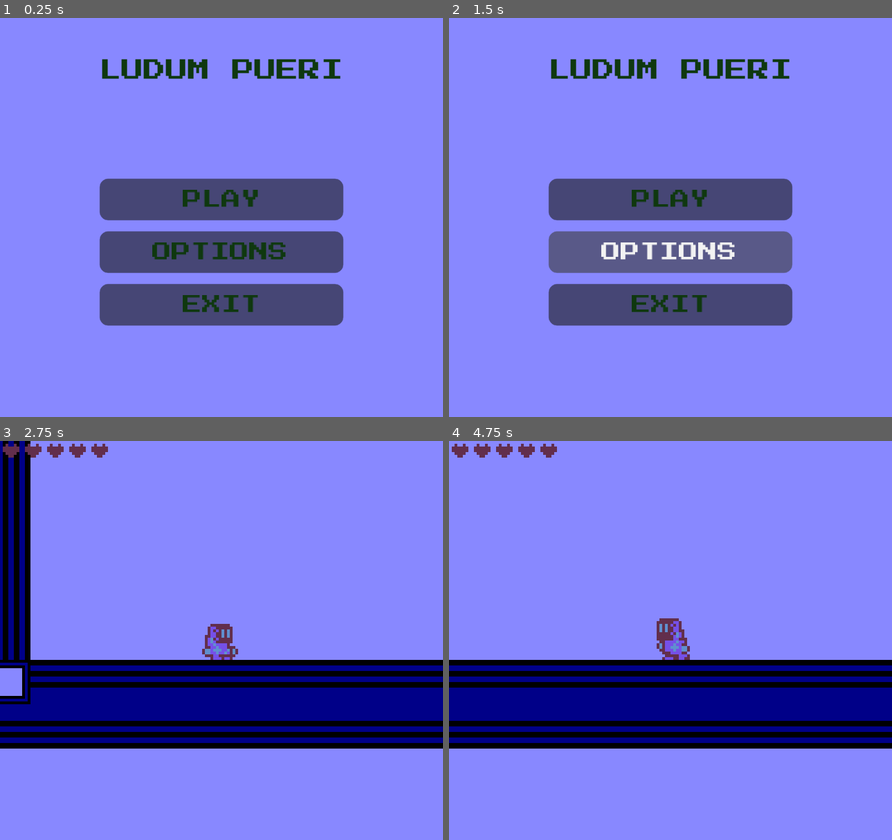
Above: before the commit, frames 1-4 (two rows, left to right).
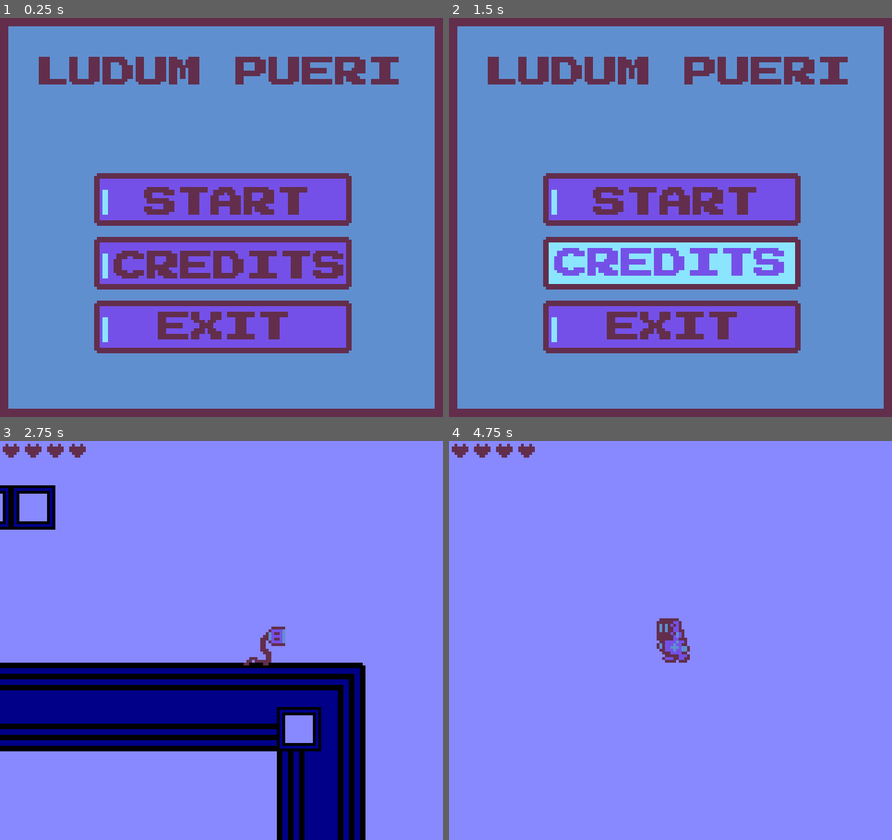
Above: after the commit, the same moments.

Repository: ErickStrigga/Ludum-Pueri
Game: Godot game, scene res://Scenes/menu.tscn
The game is run twice, just before and just after one commit, with the same random seed, the same clock (stepped at 60 frames per second) and the same inputs.
Inputs (mouse positions are in pixels of both pictures, inside the frame that each line leads up to):
- Up to frame 1 (0.25 s): no input
- Up to frame 2 (1.5 s): click (670, 253) at 0.5 s, where only the run before the commit has a clickable "OPTIONS"; click (670, 261) at 1.27 s
- Up to frame 3 (2.75 s): click (221, 620) at 2 s, where only the run before the commit has a clickable "PLAY"
- Up to frame 4 (4.75 s): tap Enter (ui_accept) at 2.75, 3.02, 3.77 s; hold Right (ui_right) 2.78-4.28 s; hold Left (ui_left) from 4.28 s (still down)

The runs differ from the first frame. In frame 1, 100% of the frame differs, in the area x 0-100%, y 0-100%; in frame 2, 100%; in frame 3, 21%; in frame 4, 22%.

Commit message:
Arreglando el menu y agregando el sonido de fondo

Diff:
--- a/Scenes/level 0 (test).tscn
+++ b/Scenes/level 0 (test).tscn
@@ -2,6 +2,7 @@
 
 [ext_resource type="TileSet" uid="uid://br8mcyltoibjc" path="res://Assets/base tileset.tres" id="1_0w558"]
 [ext_resource type="PackedScene" uid="uid://cnxlgh2vo2ehq" path="res://Scenes/foes/userpienteb.tscn" id="2_0w558"]
+[ext_resource type="AudioStream" uid="uid://cn3nkpxdlkkur" path="res://Sounds/Game.wav" id="3_76bvw"]
 
 [node name="TileMap" type="TileMap" unique_id=1012347728]
 tile_set = ExtResource("1_0w558")
@@ -10,3 +11,6 @@
 
 [node name="base enemy" parent="." unique_id=347689460 instance=ExtResource("2_0w558")]
 position = Vector2(198, 96)
+
+[node name="AudioStreamPlayer" type="AudioStreamPlayer" parent="." unique_id=1474897849]
+stream = ExtResource("3_76bvw")
--- a/Scenes/level_1.tscn
+++ b/Scenes/level_1.tscn
@@ -2,6 +2,8 @@
 
 [ext_resource type="TileSet" uid="uid://br8mcyltoibjc" path="res://Assets/base tileset.tres" id="1_xfk5q"]
 [ext_resource type="PackedScene" uid="uid://cnxlgh2vo2ehq" path="res://Scenes/foes/userpienteb.tscn" id="2_7p6j4"]
+[ext_resource type="PackedScene" uid="uid://dh31pkr4akyes" path="res://Scenes/player.tscn" id="3_7p6j4"]
+[ext_resource type="AudioStream" uid="uid://cn3nkpxdlkkur" path="res://Sounds/Game.wav" id="3_xfk5q"]
 
 [node name="level 1" type="TileMap" unique_id=1012347728]
 tile_set = ExtResource("1_xfk5q")
@@ -43,3 +45,10 @@
 
 [node name="userpienteb12" parent="." unique_id=732355170 instance=ExtResource("2_7p6j4")]
 position = Vector2(744, 32)
+
+[node name="player" parent="." unique_id=1973542359 instance=ExtResource("3_7p6j4")]
+position = Vector2(744, 32)
+
+[node name="AudioStreamPlayer" type="AudioStreamPlayer" parent="." unique_id=2137273529]
+stream = ExtResource("3_xfk5q")
+autoplay = true
--- a/Scenes/menu.tscn
+++ b/Scenes/menu.tscn
@@ -1,7 +1,18 @@
 [gd_scene format=3 uid="uid://jfj28ghpmcw8"]
 
-[ext_resource type="FontFile" uid="uid://dnsx4ky886vy5" path="res://Fonts/PressStart2P-Regular.ttf" id="1_1rerr"]
 [ext_resource type="Script" uid="uid://xks072qx4ea" path="res://Scripts/menu.gd" id="1_xhh6f"]
+[ext_resource type="Texture2D" uid="uid://nckx5co67f80" path="res://Assets/Menu Bg.png" id="2_jsrd8"]
+[ext_resource type="AudioStream" uid="uid://cnh4dnia66vh5" path="res://Sounds/Menu.wav" id="3_cayip"]
+[ext_resource type="Texture2D" uid="uid://biqv4nx3t8gxo" path="res://Assets/Start button.png" id="3_wbdvm"]
+[ext_resource type="Texture2D" uid="uid://c8to23vrh5aaf" path="res://Assets/Credits button.png" id="4_q3rjx"]
+[ext_resource type="Texture2D" uid="uid://cibbbwede1hm6" path="res://Assets/Start button pressed.png" id="4_rfqti"]
+[ext_resource type="Texture2D" uid="uid://cx537lhfwa804" path="res://Assets/Exit button.png" id="5_6swd7"]
+[ext_resource type="Texture2D" uid="uid://bwfduxx7jd200" path="res://Assets/Start button hovered.png" id="5_g8i7c"]
+[ext_resource type="Texture2D" uid="uid://b77mu5oc1yqdi" path="res://Assets/Exit button pressed.png" id="6_wbdvm"]
+[ext_resource type="Texture2D" uid="uid://bo2hj04d0bl5u" path="res://Assets/Creditst button pressed.png" id="7_23t3j"]
+[ext_resource type="Texture2D" uid="uid://b0e0uebi3eiha" path="res://Assets/Credits button hovered.png" id="8_8ph6h"]
+[ext_resource type="Texture2D" uid="uid://b8vnw8rww2tcg" path="res://Assets/Exit button hovered.png" id="11_rfqti"]
+[ext_resource type="AudioStream" uid="uid://bmgabsm4pejl4" path="res://Sounds/Item.wav" id="13_23t3j"]
 
 [node name="Menu" type="Control" unique_id=962647776]
 layout_mode = 3
@@ -11,6 +22,11 @@
 grow_horizontal = 2
 grow_vertical = 2
 script = ExtResource("1_xhh6f")
+
+[node name="MenuBg" type="Sprite2D" parent="." unique_id=161161640]
+z_index = -1
+position = Vector2(80, 72)
+texture = ExtResource("2_jsrd8")
 
 [node name="Title Container" type="VBoxContainer" parent="." unique_id=2128235603]
 layout_mode = 1
@@ -24,37 +40,45 @@
 grow_horizontal = 2
 theme_override_constants/separation = 35
 
-[node name="Title" type="Label" parent="Title Container" unique_id=661671904]
+[node name="Buttons Container" type="VBoxContainer" parent="." unique_id=780286751]
+layout_mode = 1
+anchors_preset = 8
+anchor_left = 0.5
+anchor_top = 0.5
+anchor_right = 0.5
+anchor_bottom = 0.5
+offset_left = -46.5
+offset_top = -16.5
+offset_right = 46.5
+offset_bottom = 48.5
+grow_horizontal = 2
+grow_vertical = 2
+
+[node name="Start" type="TextureButton" parent="Buttons Container" unique_id=1349282301]
 layout_mode = 2
-theme_override_colors/font_color = Color(0.05882353, 0.21960784, 0.05882353, 1)
-theme_override_fonts/font = ExtResource("1_1rerr")
-theme_override_font_sizes/font_size = 8
-text = "LUDUM PUERI"
+texture_normal = ExtResource("3_wbdvm")
+texture_pressed = ExtResource("4_rfqti")
+texture_hover = ExtResource("5_g8i7c")
 
-[node name="Buttons Container" type="VBoxContainer" parent="Title Container" unique_id=780286751]
+[node name="Credits" type="TextureButton" parent="Buttons Container" unique_id=286737200]
 layout_mode = 2
+texture_normal = ExtResource("4_q3rjx")
+texture_pressed = ExtResource("7_23t3j")
+texture_hover = ExtResource("8_8ph6h")
 
-[node name="Play" type="Button" parent="Title Container/Buttons Container" unique_id=2059464092]
+[node name="Exit" type="TextureButton" parent="Buttons Container" unique_id=1841281229]
 layout_mode = 2
-theme_override_colors/font_color = Color(0.05882353, 0.21960784, 0.05882353, 1)
-theme_override_fonts/font = ExtResource("1_1rerr")
-theme_override_font_sizes/font_size = 7
-text = "PLAY"
+texture_normal = ExtResource("5_6swd7")
+texture_pressed = ExtResource("6_wbdvm")
+texture_hover = ExtResource("11_rfqti")
 
-[node name="Options" type="Button" parent="Title Container/Buttons Container" unique_id=1827274205]
-layout_mode = 2
-theme_override_colors/font_color = Color(0.05882353, 0.21960784, 0.05882353, 1)
-theme_override_fonts/font = ExtResource("1_1rerr")
-theme_override_font_sizes/font_size = 7
-text = "OPTIONS"
+[node name="BgSound" type="AudioStreamPlayer" parent="." unique_id=795594652]
+stream = ExtResource("3_cayip")
 
-[node name="Exit" type="Button" parent="Title Container/Buttons Container" unique_id=1863774510]
-layout_mode = 2
-theme_override_colors/font_color = Color(0.05882353, 0.21960784, 0.05882353, 1)
-theme_override_fonts/font = ExtResource("1_1rerr")
-theme_override_font_sizes/font_size = 7
-text = "EXIT"
+[node name="Click sound" type="AudioStreamPlayer" parent="." unique_id=2119187652]
+stream = ExtResource("13_23t3j")
+pitch_scale = 1.25
 
-[connection signal="button_up" from="Title Container/Buttons Container/Play" to="." method="_on_play_button_up"]
-[connection signal="button_up" from="Title Container/Buttons Container/Options" to="." method="_on_options_button_up"]
-[connection signal="button_up" from="Title Container/Buttons Container/Exit" to="." method="_on_exit_button_up"]
+[connection signal="pressed" from="Buttons Container/Start" to="." method="_on_start_pressed"]
+[connection signal="pressed" from="Buttons Container/Credits" to="." method="_on_credits_pressed"]
+[connection signal="pressed" from="Buttons Container/Exit" to="." method="_on_exit_pressed"]
--- a/Scripts/menu.gd
+++ b/Scripts/menu.gd
@@ -1,9 +1,11 @@
 extends Control
 
+@onready var click_sound = $"Click sound"
+@onready var bg_sound = $"BgSound"
 
 # Called when the node enters the scene tree for the first time.
 func _ready() -> void:
-	pass # Replace with function body.
+	bg_sound.play()
 
 
 # Called every frame. 'delta' is the elapsed time since the previous frame.
@@ -11,12 +13,18 @@
 	pass
 
 
-func _on_play_button_up() -> void:
-	get_tree().change_scene_to_file("res://Scenes/world.tscn")
-
-func _on_options_button_up() -> void:
-	pass # Replace with function body.
+func _on_start_pressed() -> void:
+	click_sound.play()
+	await  get_tree().create_timer(0.3).timeout
+	get_tree().change_scene_to_file("res://Scenes/level_1.tscn")
 
 
-func _on_exit_button_up() -> void:
+func _on_credits_pressed() -> void:
+	click_sound.play()
+	await  get_tree().create_timer(0.3).timeout
+
+
+func _on_exit_pressed() -> void:
+	click_sound.play()
+	await  get_tree().create_timer(0.3).timeout
 	get_tree().quit()
Binary file added: Assets/Credits button hovered.png
Not shown, added: Assets/Credits button hovered.png.import
Binary file added: Assets/Credits button.png
Not shown, added: Assets/Credits button.png.import
Binary file added: Assets/Creditst button pressed.png
Not shown, added: Assets/Creditst button pressed.png.import
Binary file added: Assets/Exit button hovered.ase
Binary file added: Assets/Exit button hovered.png
Not shown, added: Assets/Exit button hovered.png.import
Binary file added: Assets/Exit button pressed.png
Not shown, added: Assets/Exit button pressed.png.import
Binary file added: Assets/Exit button.png
(and 30 more such lines)
